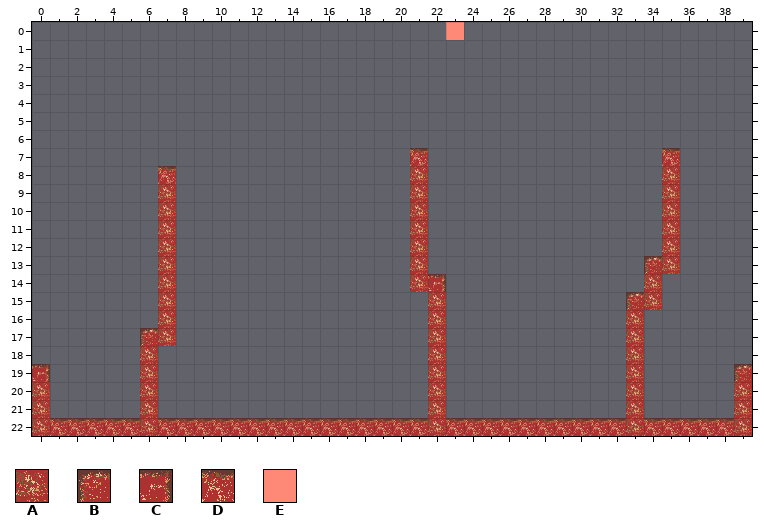
Tiled map: core/assets/maps/testMap2.tmx. This is how it looked before the edit.
Cells are 32x32 px. Shown: x 0..39, y 0..22.
Key: from "hellBlocks": A 0, B 1, C 2, D 3; from "tile": E 0.
_ is an empty cell.
Layer "butt" before, first column x 0:
 0 _______________________E________________
 1 ________________________________________
 2 ________________________________________
 3 ________________________________________
 4 ________________________________________
 5 ________________________________________
 6 ________________________________________
 7 _____________________D_____________D____
 8 _______D_____________A_____________A____
 9 _______A_____________A_____________A____
10 _______A_____________A_____________A____
11 _______A_____________A_____________A____
12 _______A_____________A_____________A____
13 _______A_____________A____________BA____
14 _______A_____________AC___________A_____
15 _______A______________A__________BA_____
16 _______A______________A__________A______
17 ______BA______________A__________A______
18 ______A_______________A__________A______
19 C_____A_______________A__________A_____B
20 A_____A_______________A__________A_____A
21 A_____A_______________A__________A_____A
22 ADDDDDADDDDDDDDDDDDDDDADDDDDDDDDDADDDDDA
After the commit:
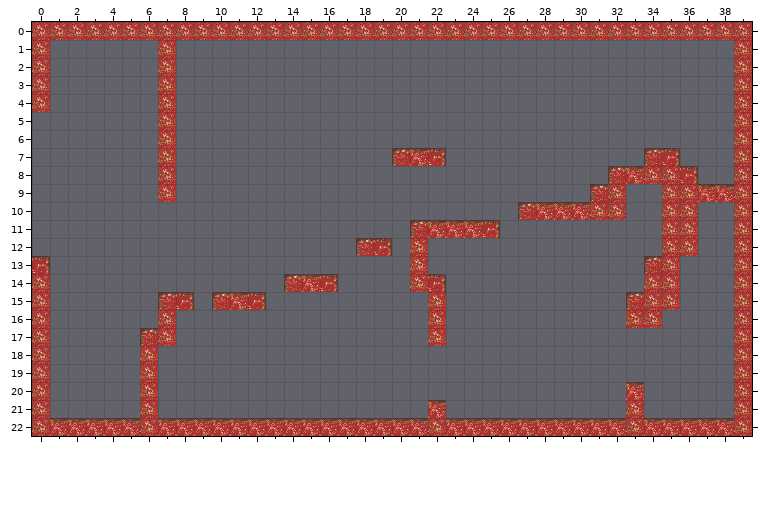
Changes in this commit:
Layer "butt":
y 0: x 0..39 _______________________E________________ -> AAAAAAAAAAAAAAAAAAAAAAAAAAAAAAAAAAAAAAAA
y 1..4: x 0 _ -> A; x 7 _ -> A; x 39 _ -> A
y 5..6: x 7 _ -> A; x 39 _ -> A
y 7: x 7 _ -> A; x 20 _ -> B; x 22 _ -> C; x 34..35 _D -> BC; x 39 _ -> A
y 8: x 7 D -> A; x 21 A -> _; x 32..34 ___ -> BDA; x 36 _ -> C; x 39 _ -> A
y 9: x 21 A -> _; x 31..32 __ -> BA; x 36..39 ____ -> ADDA
y 10: x 7 A -> _; x 21 A -> _; x 27..32 ______ -> BDDDAA; x 36 _ -> A; x 39 _ -> A
y 11: x 7 A -> _; x 21..25 A____ -> BDDDC; x 36 _ -> A; x 39 _ -> A
y 12: x 7 A -> _; x 18..19 __ -> BC; x 36 _ -> A; x 39 _ -> A
y 13: x 0 _ -> C; x 7 A -> _; x 39 _ -> A
y 14: x 0 _ -> A; x 7 A -> _; x 14..16 ___ -> BDC; x 35 _ -> A; x 39 _ -> A
y 15: x 0 _ -> A; x 7..8 A_ -> BC; x 10..12 ___ -> BDC; x 35 _ -> A; x 39 _ -> A
y 16: x 0 _ -> A; x 34 _ -> A; x 39 _ -> A
y 17: x 0 _ -> A; x 33 A -> _; x 39 _ -> A
y 18: x 0 _ -> A; x 22 A -> _; x 33 A -> _; x 39 _ -> A
y 19: x 0 C -> A; x 22 A -> _; x 33 A -> _; x 39 B -> A
y 20: x 22 A -> _; x 33 A -> D
y 21: x 22 A -> D
Boxes around the changes in both pictures, in picture pixels (x1, y1, x2, y2):
changed: (32, 22, 752, 418)
